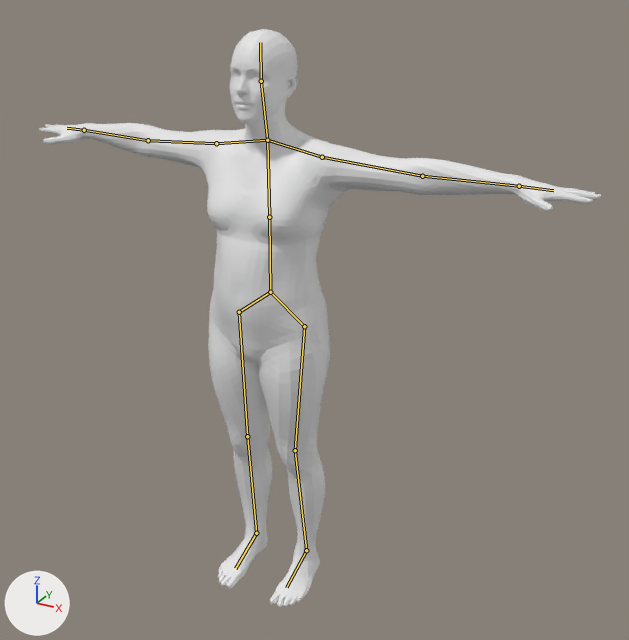
One commit to the Blender file HumanRegistration.blend: the scene before it, then after it.
The view is the same before and after, from a 50 mm camera at (1.24, -1.99, 0.94) aimed at (0.18, -0.07, -0.02). Every picture has the same lights, and +X, +Y and +Z are marked at lower left. Both versions are drawn at the pose saved in each file; the numbers are the values there. The bones that bend it are drawn over the model as lines.

The first picture shows 'template'.
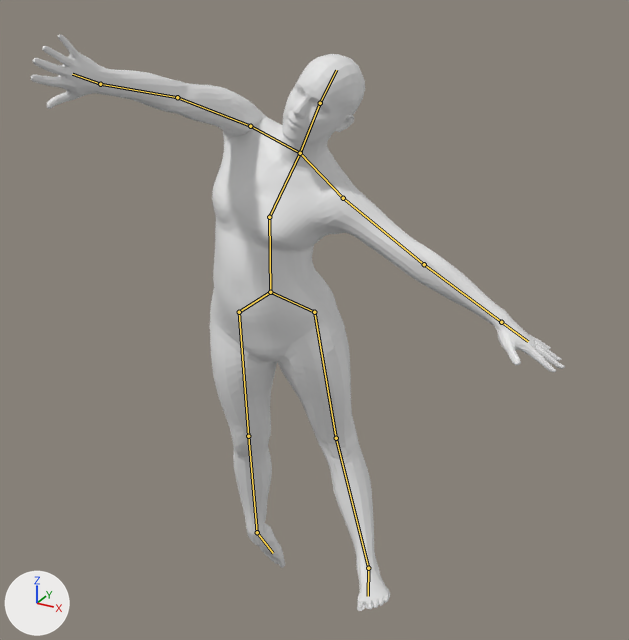
Pixel boxes (x1, y1, x2, y2) of what changed, in the pictures (629 x 640 px):
'template', posed: before (39, 29, 601, 607); after (31, 34, 565, 611)
bone 'Bone.001', root to tip: before (269, 217) to (267, 140); after (269, 217) to (300, 153)
bone 'Bone.003_R.001', root to tip: before (216, 143) to (148, 140); after (250, 126) to (177, 97)
bone 'Bone.003_R.004', root to tip: before (84, 130) to (67, 128); after (100, 84) to (72, 74)
bone 'Bone_L', root to tip: before (270, 292) to (304, 326); after (270, 292) to (314, 312)
bone 'Bone_L.002', root to tip: before (295, 450) to (306, 550); after (336, 438) to (368, 568)
bone 'Bone_R.001', root to tip: before (239, 312) to (247, 436); after (239, 312) to (248, 436)
bone 'Bone_R.002', root to tip: before (247, 436) to (256, 533); after (248, 436) to (257, 532)
bone 'Bone_R.003', root to tip: before (256, 533) to (235, 568); after (257, 532) to (273, 553)

Diff of the bpy script that builds the scene:
```diff
--- a/HumanRegistration.blend.py
+++ b/HumanRegistration.blend.py
@@ bone_bone_001 @@
 bone_bone_001 = bpy.data.objects['Armature'].pose.bones['Bone.001']  # child of 'Bone'
-bone_bone_001.rotation_quaternion = (1.0, 0.0, 0.0, 0.0)  # degrees (0, 0, 0)
+bone_bone_001.rotation_quaternion = (0.97, -0.007, -0.028, -0.242)  # degrees (0, -3, -28)
@@ bone_bone_003_r_001 @@
 bone_bone_003_r_001 = bpy.data.objects['Armature'].pose.bones['Bone.003_R.001']  # child of 'Bone.003_R'
-bone_bone_003_r_001.rotation_quaternion = (1.0, 0.0, 0.0, 0.0)  # degrees (0, 0, 0)
+bone_bone_003_r_001.rotation_quaternion = (0.626, 0.505, -0.432, 0.41)  # degrees (67, -72, 15)
@@ bone_bone_003_r_004 @@
 bone_bone_003_r_004 = bpy.data.objects['Armature'].pose.bones['Bone.003_R.004']  # child of 'Bone.003_R.002'
-bone_bone_003_r_004.rotation_quaternion = (1.0, 0.0, 0.0, 0.0)  # degrees (0, 0, 0)
+bone_bone_003_r_004.rotation_quaternion = (1.0, 0.021, 0.003, 0.0)  # degrees (2, 0, 0)
@@ bone_bone_l @@
 bone_bone_l = bpy.data.objects['Armature'].pose.bones['Bone_L']
-bone_bone_l.rotation_quaternion = (1.0, 0.0, 0.0, 0.0)  # degrees (0, 0, 0)
+bone_bone_l.rotation_quaternion = (0.972, 0.11, -0.109, 0.177)  # degrees (10, -15, 19)
@@ bone_bone_l_002 @@
 bone_bone_l_002 = bpy.data.objects['Armature'].pose.bones['Bone_L.002']  # child of 'Bone_L.001'
-bone_bone_l_002.rotation_quaternion = (1.0, 0.0, 0.0, 0.0)  # degrees (0, 0, 0)
+bone_bone_l_002.rotation_quaternion = (0.971, 0.013, -0.025, -0.239)  # degrees (2, -2, -28)
@@ bone_bone_r_001 @@
 bone_bone_r_001 = bpy.data.objects['Armature'].pose.bones['Bone_R.001']  # child of 'Bone_R'
-bone_bone_r_001.rotation_quaternion = (1.0, 0.0, 0.0, 0.0)  # degrees (0, 0, 0)
+bone_bone_r_001.rotation_quaternion = (0.997, 0.003, -0.076, 0.005)  # degrees (0, -9, 1)
@@ bone_bone_r_002 @@
 bone_bone_r_002 = bpy.data.objects['Armature'].pose.bones['Bone_R.002']  # child of 'Bone_R.001'
-bone_bone_r_002.rotation_quaternion = (1.0, 0.0, 0.0, 0.0)  # degrees (0, 0, 0)
+bone_bone_r_002.rotation_quaternion = (1.0, -0.007, 0.004, 0.001)  # degrees (-1, 0, 0)
@@ bone_bone_r_003 @@
 bone_bone_r_003 = bpy.data.objects['Armature'].pose.bones['Bone_R.003']  # child of 'Bone_R.002'
-bone_bone_r_003.rotation_quaternion = (1.0, 0.0, 0.0, 0.0)  # degrees (0, 0, 0)
+bone_bone_r_003.rotation_quaternion = (0.675, -0.73, 0.101, 0.031)  # degrees (-95, 11, -6)
```
